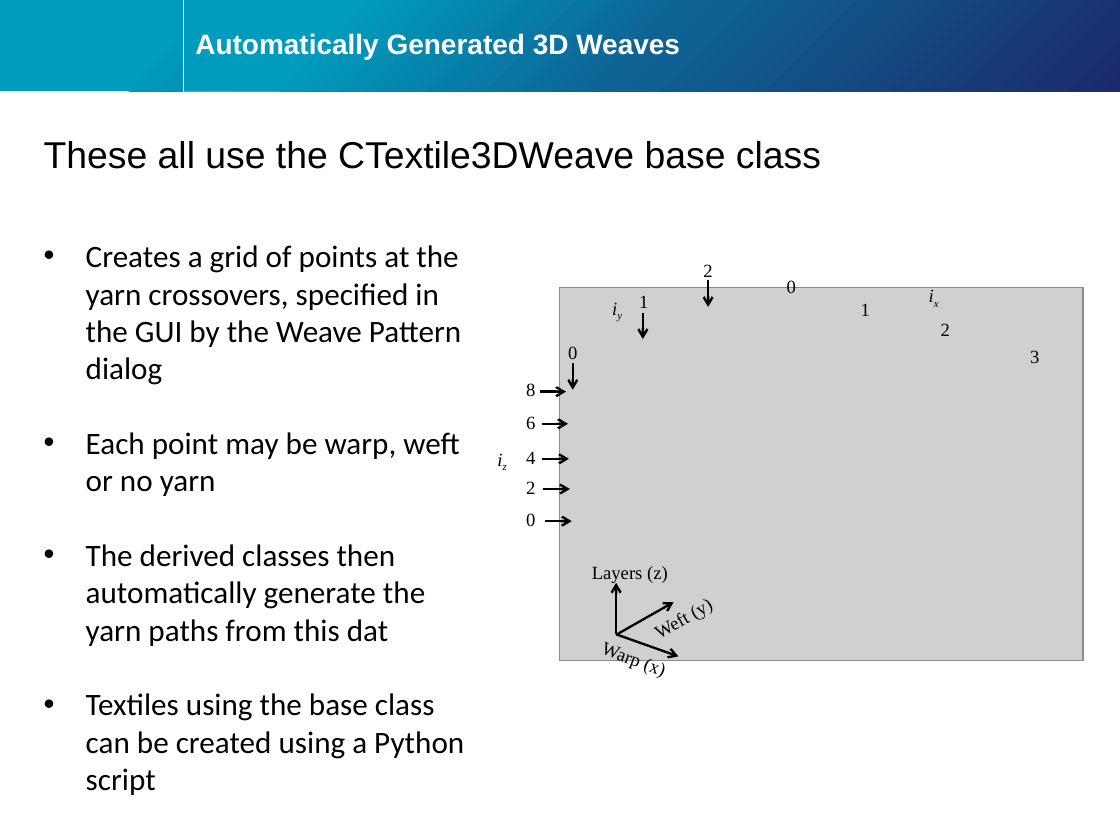
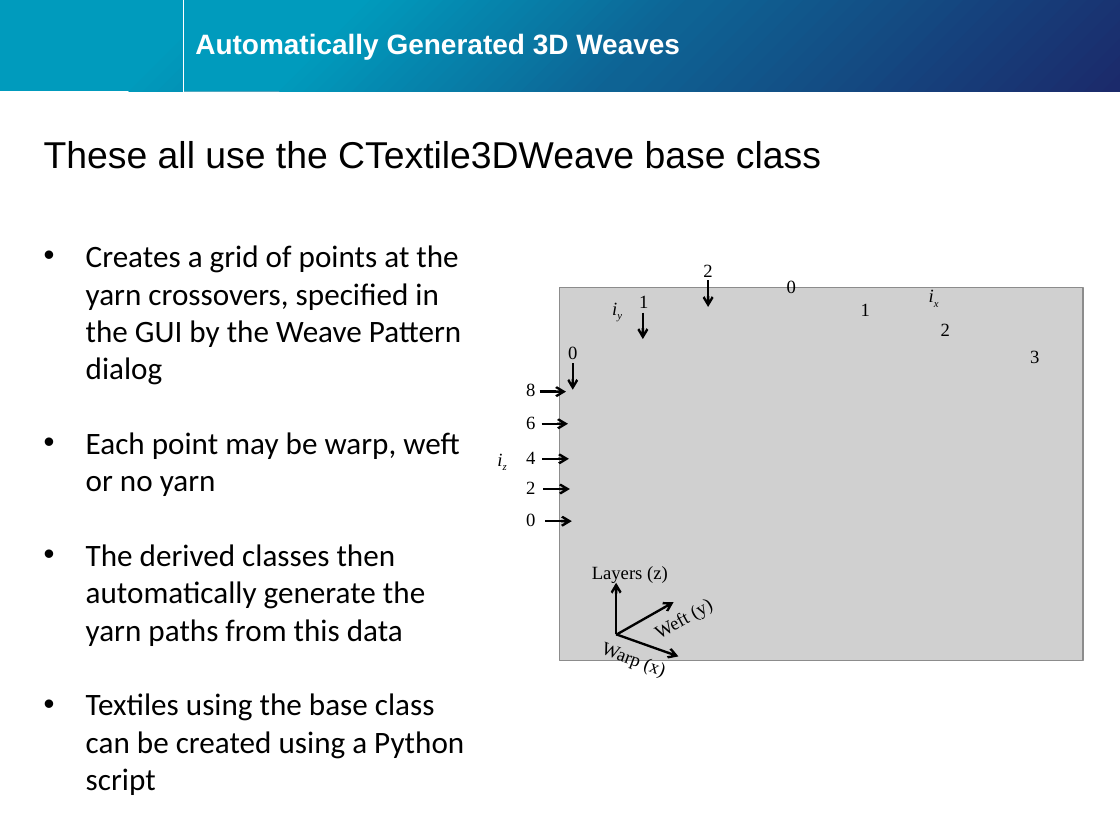
Before and after one commit to louisepb/ICMAC2018-Workshop, a slide deck: slide 20 of ICMAC TexGen workshop 2018.pptx. Drawn at 1120x840 pixels with LibreOffice and Linux fonts; fonts in the diff are those of the drawing; grey boxes stand for pictures; background and template pictures are left out. Boxes give left, top, right and bottom in pixels: in the first picture for what was removed or moved away, otherwise in the second. Text is boxed around its words. In the diff, an @@ line names an element or a change of style, - is before the commit and + after.

```diff
--- a/ICMAC TexGen workshop 2018.pptx
+++ b/ICMAC TexGen workshop 2018.pptx
@@ text at (x1=86, y1=544, x2=425, y2=646): text changed @@
-• The derived classes then automatically generate the yarn paths from this dat
+• The derived classes then automatically generate the yarn paths from this data
```
Also in this commit, not shown: 1 other slide changed.
